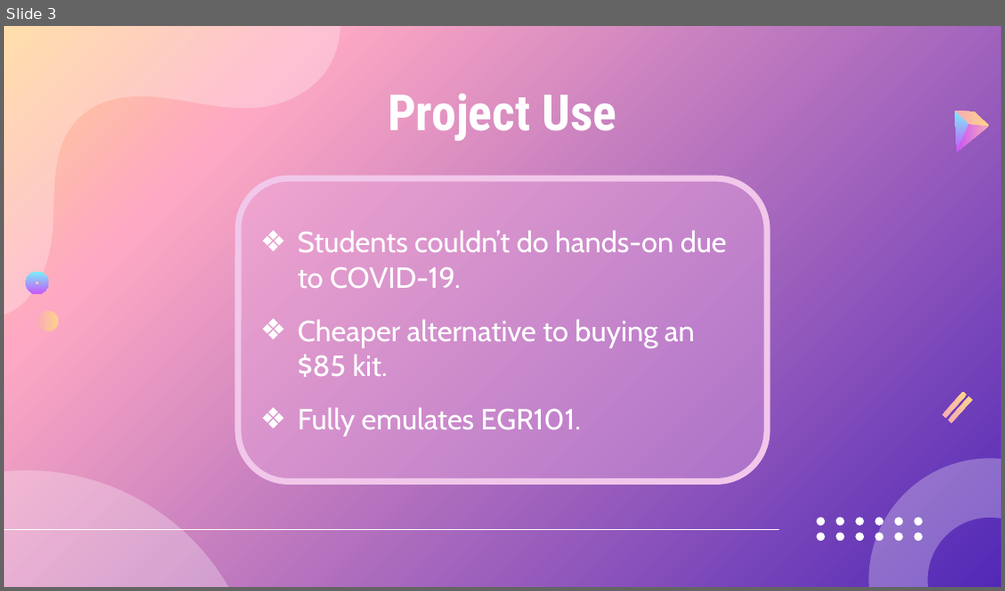
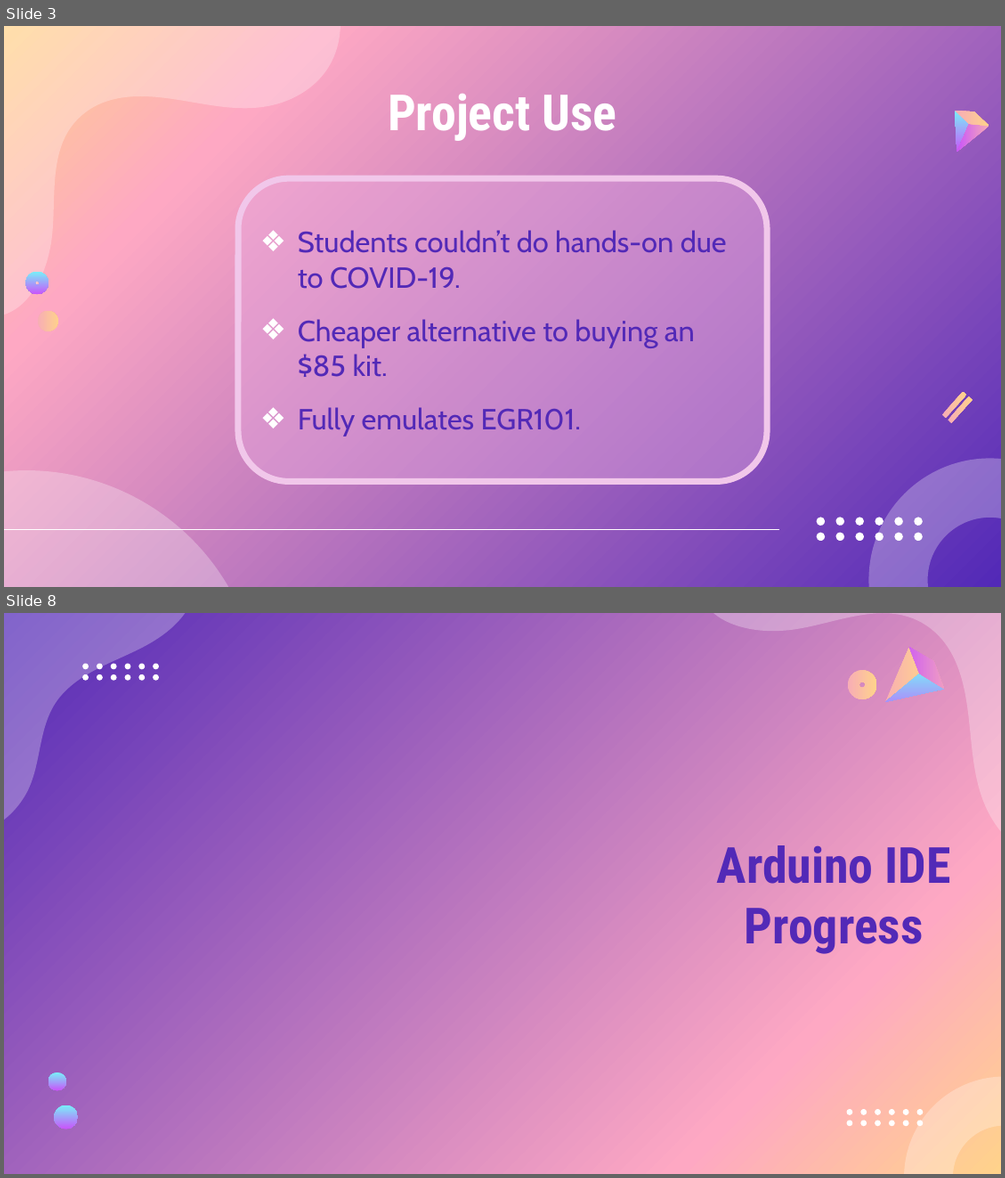
Before and after one commit to DanielKhali1/EGR101-Sim, a slide deck: Documentation/sprint5demo.pptx. Shown one above the other, each under a label of ours: slide 3 before the commit, slides 3 and 8 after it; the slides between them are not shown. The pictures are 1005x591 and 1005x1178 pixels, drawn with LibreOffice and Linux fonts; fonts in the diff are those of the drawing. Boxes give left, top, right and bottom in pixels: in the first picture for what was removed or moved away, otherwise in the second. Text is boxed around its words. In the diff, an @@ line names an element or a change of style, - is before the commit and + after.

```diff
--- a/Documentation/sprint5demo.pptx
+++ b/Documentation/sprint5demo.pptx
@@ slide 8 added at (4,613,1001,1174), background gradient #5229B7 to #FEA8C3 to #FFD38B @@
@@ freeform shape added at (4,613,202,837), fill #FFFFFF at 28% opacity @@
@@ freeform shape added at (704,613,1001,941), fill #FFFFFF at 28% opacity @@
@@ freeform shape added at (880,647,929,709), fill gradient #F7ABB7 to #FFD38B @@
@@ freeform shape added at (900,647,955,689), fill gradient #F7ABB7 to #C954FA @@
@@ group added at (82,662,159,681): 12 freeform shapes @@
@@ freeform shape added at (847,671,877,700), fill gradient #F7ABB7 to #FFD38B @@
@@ freeform shape added at (886,666,945,724), fill gradient #78F0F9 to #C954FA @@
@@ text added at (717,845,951,954), 48 pt, text #5229B7, bold @@
+Arduino IDE Progress
@@ freeform shape added at (48,1072,66,1090), fill gradient #78F0F9 to #C954FA @@
@@ freeform shape added at (905,1077,1001,1174), fill #FFFFFF at 28% opacity @@
@@ freeform shape added at (54,1105,78,1129), fill gradient #78F0F9 to #C954FA @@
@@ group added at (847,1107,923,1127): 12 freeform shapes @@
@@ slide 3 changed as well @@
@@ rounded rectangle "Students couldn’t do hands-on due ..." at (238,178,767,482): text colour #FFFFFF to #5229B7 @@
```
Also in this commit, not shown: 2 other slides changed, 8 other slides added, 1 slide removed.
